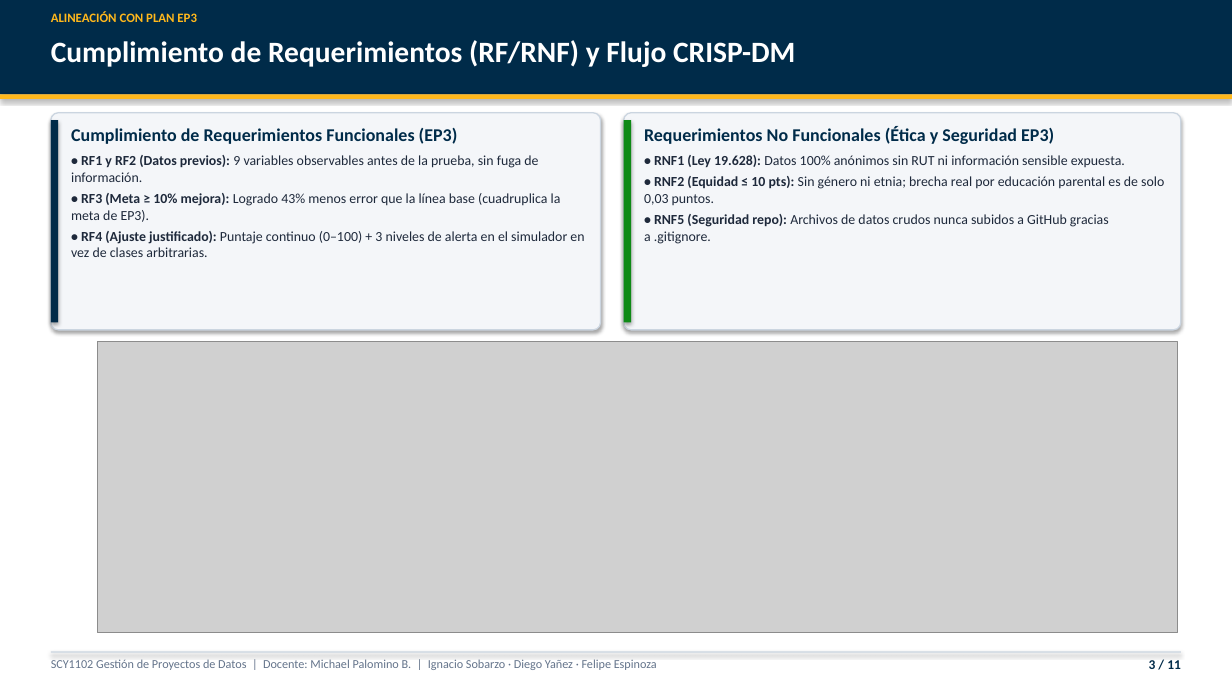
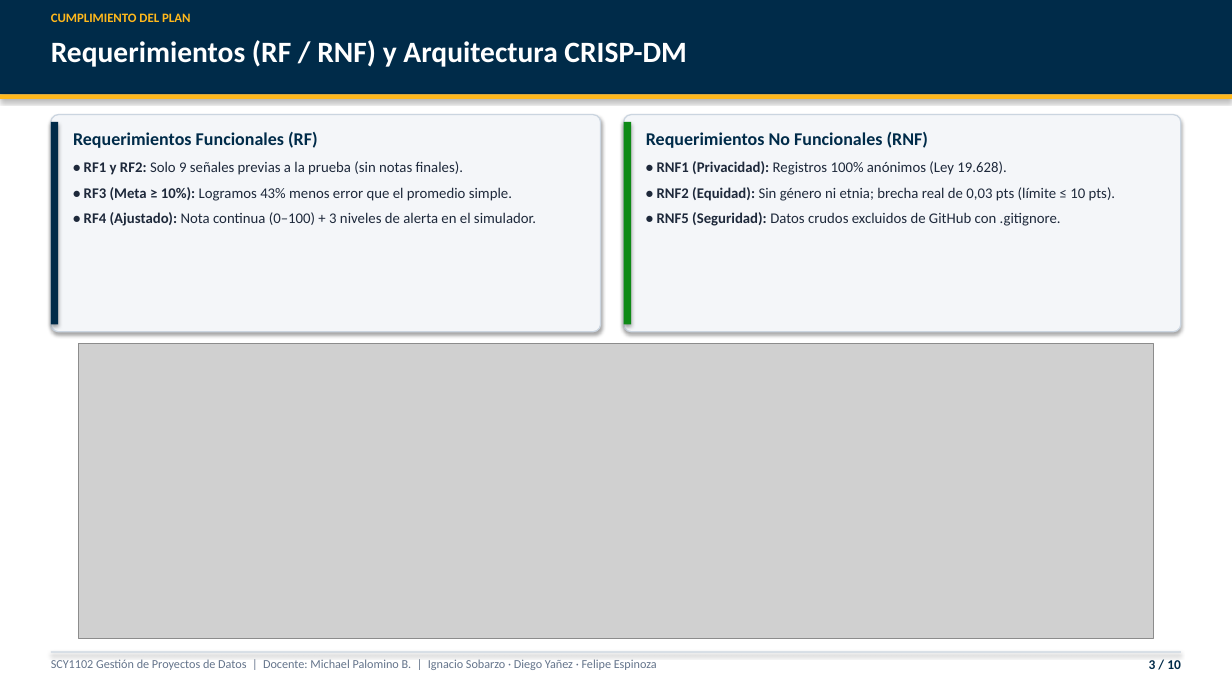
Before and after one commit to IjnacioS/Gestion, a slide deck: slide 3 of docs/entregables/Presentacion_EP6_Caso1_Matematicas.pptx. Drawn at 1232x693 pixels with LibreOffice and Linux fonts; fonts in the diff are those of the drawing; grey boxes stand for pictures. Boxes give left, top, right and bottom in pixels: in the first picture for what was removed or moved away, otherwise in the second. Text is boxed around its words. In the diff, an @@ line names an element or a change of style, - is before the commit and + after.

```diff
--- a/docs/entregables/Presentacion_EP6_Caso1_Matematicas.pptx
+++ b/docs/entregables/Presentacion_EP6_Caso1_Matematicas.pptx
@@ text at [51, 13, 190, 22]: text changed @@
-ALINEACIÓN CON PLAN EP3
+CUMPLIMIENTO DEL PLAN
@@ text at [51, 40, 686, 67]: text changed @@
-Cumplimiento de Requerimientos (RF/RNF) y Flujo CRISP-DM
+Requerimientos (RF / RNF) y Arquitectura CRISP-DM
@@ text at [73, 132, 536, 226]: text changed; size 10.8 to 11.5 pt @@
-Cumplimiento de Requerimientos Funcionales (EP3)
-• RF1 y RF2 (Datos previos): 9 variables observables antes de la prueba, sin fuga de información.
-• RF3 (Meta ≥ 10% mejora): Logrado 43% menos error que la línea base (cuadruplica la meta de EP3).
-• RF4 (Ajuste justificado): Puntaje continuo (0–100) + 3 niveles de alerta en el simulador en vez de clases arbitrarias.
+Requerimientos Funcionales (RF)
+• RF1 y RF2: Solo 9 señales previas a la prueba (sin notas finales).
+• RF3 (Meta ≥ 10%): Logramos 43% menos error que el promedio simple.
+• RF4 (Ajustado): Nota continua (0–100) + 3 niveles de alerta en el simulador.
@@ text at [646, 132, 1116, 226]: text changed; size 10.8 to 11.5 pt @@
-Requerimientos No Funcionales (Ética y Seguridad EP3)
-• RNF1 (Ley 19.628): Datos 100% anónimos sin RUT ni información sensible expuesta.
-• RNF2 (Equidad ≤ 10 pts): Sin género ni etnia; brecha real por educación parental es de solo 0,03 puntos.
-• RNF5 (Seguridad repo): Archivos de datos crudos nunca subidos a GitHub gracias a .gitignore.
+Requerimientos No Funcionales (RNF)
+• RNF1 (Privacidad): Registros 100% anónimos (Ley 19.628).
+• RNF2 (Equidad): Sin género ni etnia; brecha real de 0,03 pts (límite ≤ 10 pts).
+• RNF5 (Seguridad): Datos crudos excluidos de GitHub con .gitignore.
@@ picture: place and size @@
-picture at [97, 342, 1177, 633]
+picture at [79, 344, 1153, 639]
@@ text at [1149, 660, 1181, 669]: text changed @@
-3 / 11
+3 / 10
```
Also in this commit, not shown: 8 other slides changed, 1 slide added, 2 slides removed, 5 other files.
